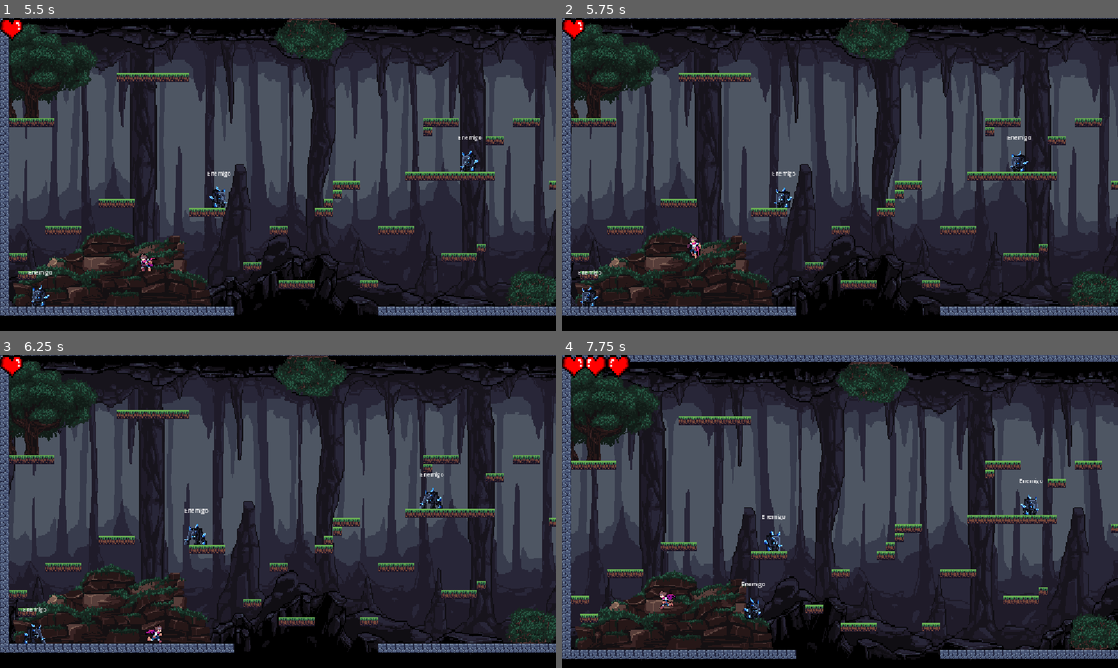
Above: before the commit, frames 1-4 (two rows, left to right).
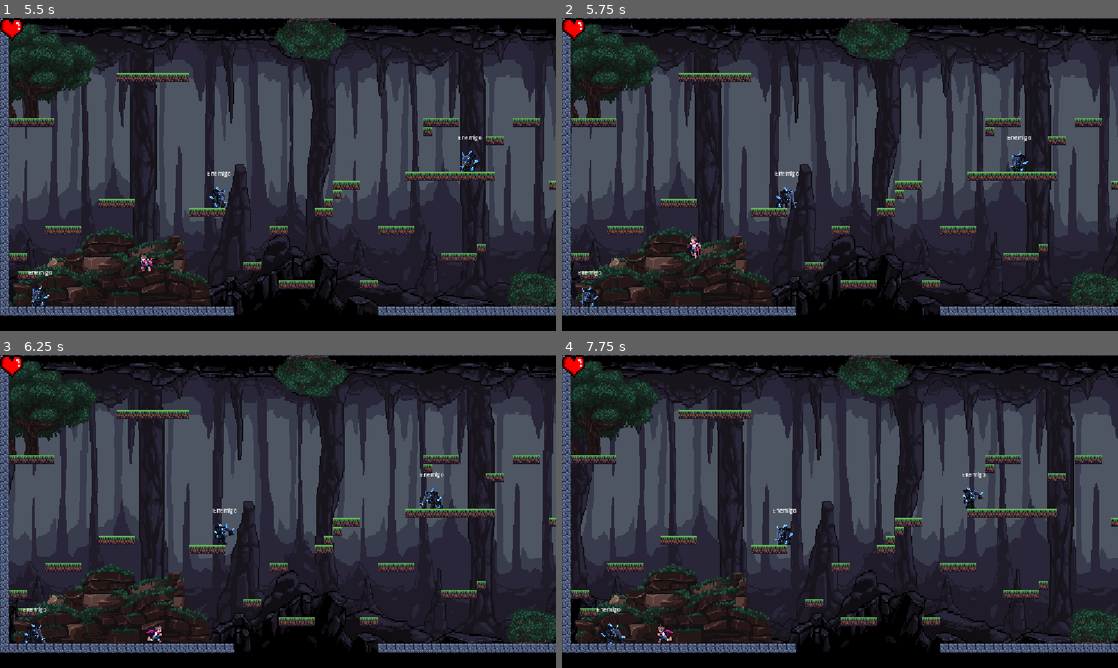
Above: after the commit, the same moments.

Repository: ederAlonso/Proyecto_videojuegos_2026_EderHuillcaSullca
Game: Godot game, scene res://scenes/levels/control.tscn
Two runs of this game, one before a commit and one after it. Both use one fixed random seed, a clock stepped at 60 frames per second and the inputs below.
Inputs:
- Up to frame 1 (5.5 s): click "Jugar" at 0.5 s; hold D (move_right) 1.28-2.78 s; tap W (move_jump) at 1.52, 2.27, 3.77, 4.52, 5.27 s; hold A (move_left) 2.78-3.53 s; hold D (move_right) 3.53-5.03 s; hold A (move_left) from 5.03 s (still down)
- Up to frame 2 (5.75 s): keep holding A (move_left)
- Up to frame 3 (6.25 s): release A (move_left) at 5.78 s; hold D (move_right) from 5.78 s (still down)
- Up to frame 4 (7.75 s): release D (move_right) at 6.53 s; hold A (move_left) from 6.53 s (still down); tap W (move_jump) at 6.77, 7.52 s

Frame 1 is identical in both runs. In frame 2, 0.2% of the frame differs, in the area x 37-43%, y 48-61%; in frame 3, 0.4%; in frame 4, 46%, in the area x 0-100%, y 0-98%.

Commit message:
Crear el ataque de los enemigos

Diff:
--- a/JUEGO-EXPLORADOR.n2/scenes/enemy/enemy.gd
+++ b/JUEGO-EXPLORADOR.n2/scenes/enemy/enemy.gd
@@ -3,53 +3,101 @@
 @export var speed  : float = 90.0
 @export var gravity: float = 900.0
 
+@export var tiempo_min_ataque : float = 2.0
+@export var tiempo_max_ataque : float = 5.0
+@export var duracion_ataque : float = 2.0
+
 enum State { IDLE, RUN, ATTACK, DEAD }
 var state = State.RUN
+
 var direction : float = -1.0
 var cambia_ruta : bool = true
+var atacando : bool = false
 
 var animacion = null
 var raycast   = null
 
 func _ready():
+	randomize()
+
 	if has_node("Anim"):
 		animacion = $Anim
+
 	if has_node("RayCast2D"):
 		raycast = $RayCast2D
 		raycast.enabled = true
 
+	iniciar_ataque_automatico()
+
 func _physics_process(delta):
+
 	match state:
 		State.IDLE:
 			idle_state(delta)
+
 		State.RUN:
 			run_state(delta)
 
+		State.ATTACK:
+			attack_state(delta)
+
 	velocity.y += gravity * delta
-	velocity.x = direction * speed
+
+	if state != State.ATTACK:
+		velocity.x = direction * speed
+	else:
+		velocity.x = 0
+
 	move_and_slide()
 
-	if is_on_wall():
-		if cambia_ruta:
-			direction *= -1.0
-			cambia_ruta = false
+	if state != State.ATTACK:
 
-	if raycast and not raycast.is_colliding():
-		if cambia_ruta:
-			direction *= -1.0
-			cambia_ruta = false
-	else:
-		cambia_ruta = true
+		if is_on_wall():
+			if cambia_ruta:
+				direction *= -1.0
+				cambia_ruta = false
+
+		if raycast and not raycast.is_colliding():
+			if cambia_ruta:
+				direction *= -1.0
+				cambia_ruta = false
+		else:
+			cambia_ruta = true
+
+func iniciar_ataque_automatico():
+
+	await get_tree().create_timer(randf_range(0.5, 3.0)).timeout
+
+	while true:
+		await get_tree().create_timer(randf_range(tiempo_min_ataque, tiempo_max_ataque)).timeout
+
+		atacando = true
+		state = State.ATTACK
+
+		await get_tree().create_timer(duracion_ataque).timeout
+
+		state = State.RUN
+		atacando = false
 
 func idle_state(_delta):
 	pass
 
 func run_state(_delta):
+
 	if animacion:
 		animacion.play("run")
+
+	handle_direction(direction)
+
+func attack_state(_delta):
+
+	if animacion:
+		animacion.play("ataque")
+
 	handle_direction(direction)
 
 func handle_direction(dir: float):
+
 	if dir != 0.0 and animacion:
 		animacion.flip_h = dir < 0.0
 
--- a/JUEGO-EXPLORADOR.n2/scenes/enemy/enemy.tscn
+++ b/JUEGO-EXPLORADOR.n2/scenes/enemy/enemy.tscn
@@ -1,7 +1,52 @@
 [gd_scene format=3 uid="uid://d0wcahljto4wj"]
 
 [ext_resource type="Script" uid="uid://gru0rjjh1vsh" path="res://scenes/enemy/enemy.gd" id="1_a3pup"]
+[ext_resource type="Texture2D" uid="uid://c1cowcqitharj" path="res://assets/enemy/Golem_1_attack.png" id="2_40wdo"]
 [ext_resource type="Texture2D" uid="uid://cb6sp31wgymom" path="res://assets/enemy/Golem_1_walk.png" id="3_40wdo"]
+
+[sub_resource type="AtlasTexture" id="AtlasTexture_so3kp"]
+atlas = ExtResource("2_40wdo")
+region = Rect2(0, 0, 90, 64)
+
+[sub_resource type="AtlasTexture" id="AtlasTexture_5woo5"]
+atlas = ExtResource("2_40wdo")
+region = Rect2(90, 0, 90, 64)
+
+[sub_resource type="AtlasTexture" id="AtlasTexture_pb0yv"]
+atlas = ExtResource("2_40wdo")
+region = Rect2(180, 0, 90, 64)
+
+[sub_resource type="AtlasTexture" id="AtlasTexture_prup0"]
+atlas = ExtResource("2_40wdo")
+region = Rect2(270, 0, 90, 64)
+
+[sub_resource type="AtlasTexture" id="AtlasTexture_dxjon"]
+atlas = ExtResource("2_40wdo")
+region = Rect2(360, 0, 90, 64)
+
+[sub_resource type="AtlasTexture" id="AtlasTexture_f5q6l"]
+atlas = ExtResource("2_40wdo")
+region = Rect2(450, 0, 90, 64)
+
+[sub_resource type="AtlasTexture" id="AtlasTexture_8ed2q"]
+atlas = ExtResource("2_40wdo")
+region = Rect2(540, 0, 90, 64)
+
+[sub_resource type="AtlasTexture" id="AtlasTexture_wk82e"]
+atlas = ExtResource("2_40wdo")
+region = Rect2(630, 0, 90, 64)
+
+[sub_resource type="AtlasTexture" id="AtlasTexture_bsmli"]
+atlas = ExtResource("2_40wdo")
+region = Rect2(720, 0, 90, 64)
+
+[sub_resource type="AtlasTexture" id="AtlasTexture_cicna"]
+atlas = ExtResource("2_40wdo")
+region = Rect2(810, 0, 90, 64)
+
+[sub_resource type="AtlasTexture" id="AtlasTexture_sff7j"]
+atlas = ExtResource("2_40wdo")
+region = Rect2(900, 0, 90, 64)
 
 [sub_resource type="AtlasTexture" id="AtlasTexture_tjssy"]
 atlas = ExtResource("3_40wdo")
@@ -45,9 +90,42 @@
 
 [sub_resource type="SpriteFrames" id="SpriteFrames_so3kp"]
 animations = [{
-"frames": [],
+"frames": [{
+"duration": 1.0,
+"texture": SubResource("AtlasTexture_so3kp")
+}, {
+"duration": 1.0,
+"texture": SubResource("AtlasTexture_5woo5")
+}, {
+"duration": 1.0,
+"texture": SubResource("AtlasTexture_pb0yv")
+}, {
+"duration": 1.0,
+"texture": SubResource("AtlasTexture_prup0")
+}, {
+"duration": 1.0,
+"texture": SubResource("AtlasTexture_dxjon")
+}, {
+"duration": 1.0,
+"texture": SubResource("AtlasTexture_f5q6l")
+}, {
+"duration": 1.0,
+"texture": SubResource("AtlasTexture_8ed2q")
+}, {
+"duration": 1.0,
+"texture": SubResource("AtlasTexture_wk82e")
+}, {
+"duration": 1.0,
+"texture": SubResource("AtlasTexture_bsmli")
+}, {
+"duration": 1.0,
+"texture": SubResource("AtlasTexture_cicna")
+}, {
+"duration": 1.0,
+"texture": SubResource("AtlasTexture_sff7j")
+}],
 "loop": true,
-"name": &"dead",
+"name": &"ataque",
 "speed": 5.0
 }, {
 "frames": [{
@@ -99,8 +177,8 @@
 
 [node name="Anim" type="AnimatedSprite2D" parent="." unique_id=1208540856]
 sprite_frames = SubResource("SpriteFrames_so3kp")
-animation = &"run"
-frame_progress = 0.29787293
+animation = &"ataque"
+frame_progress = 0.9268484
 
 [node name="CollisionShape2D" type="CollisionShape2D" parent="." unique_id=1685755759]
 position = Vector2(0, 13.5)
@@ -128,3 +206,4 @@
 text = "Enemigo"
 
 [connection signal="body_entered" from="Area2D" to="." method="_on_area_2d_body_entered"]
+[connection signal="body_exited" from="Area2D" to="." method="_on_area_2d_body_exited"]
